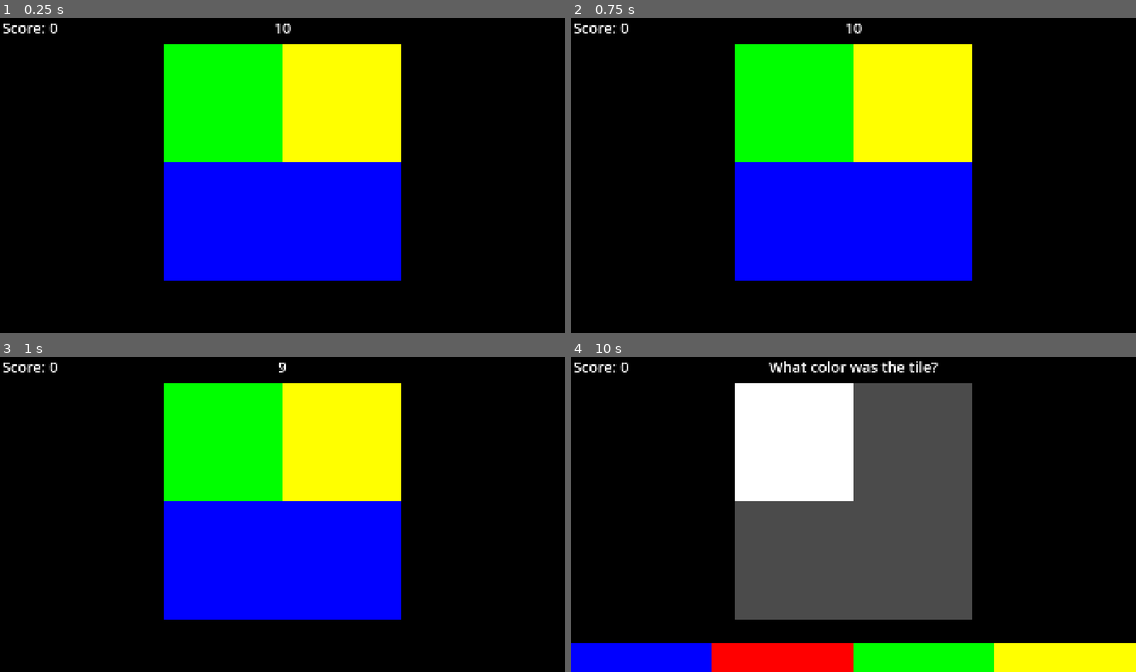
Above: before the commit, frames 1-4 (two rows, left to right).
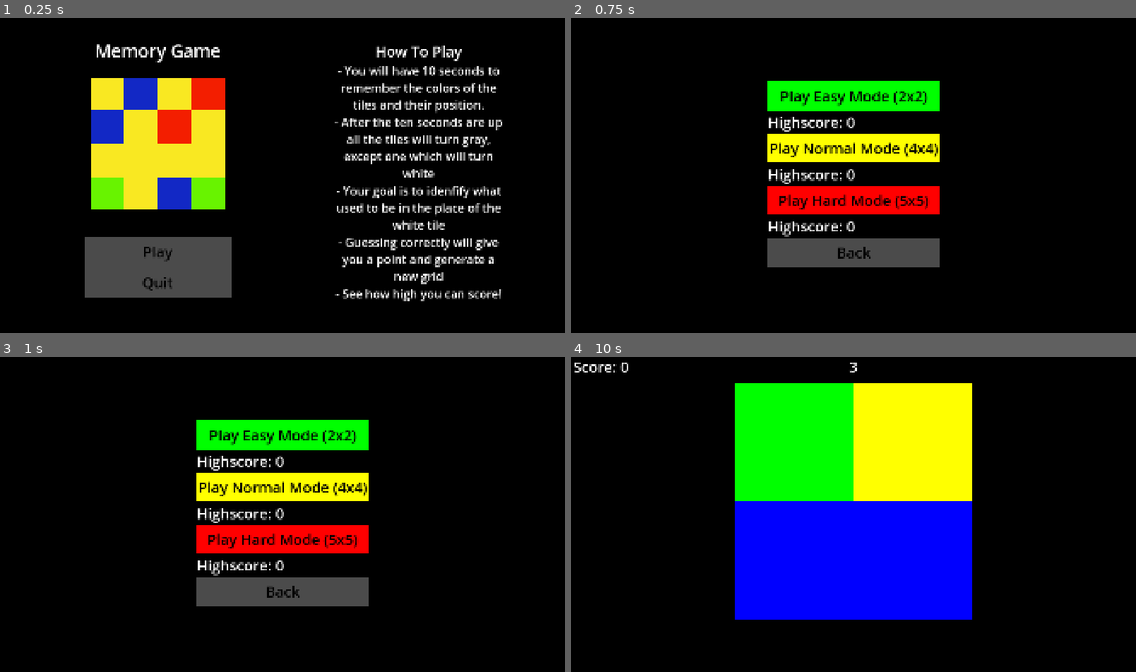
Above: after the commit, the same moments.

Repository: Bennyboy12306/MemoryGame
Game: Godot game, scene res://scenes/main.tscn
Two runs of this game, one before a commit and one after it. Both use one fixed random seed, a clock stepped at 60 frames per second and the inputs below.
Inputs (mouse positions are in pixels of both pictures, inside the frame that each line leads up to):
- Up to frame 1 (0.25 s): no input
- Up to frame 2 (0.75 s): click (729, 251) at 0.5 s, where only the run after the commit has a clickable "Play"
- Up to frame 3 (1 s): no input
- Up to frame 4 (10 s): click (853, 590) at 1.25 s, where only the run after the commit has a clickable "Back"; click (729, 590) at 2 s, where only the run after the commit has a clickable "Play"; click (853, 435) at 2.75 s, where only the run after the commit has a clickable "Play Easy Mode (2x2)"; tap Enter at 3.5, 5, 6.5 s; tap Space at 4.25, 5.75, 7.25 s

The runs differ from the first frame. In frame 1, 44% of the frame differs, in the area x 0-89%, y 1-90%; in frame 2, 29%; in frame 3, 29%; in frame 4, 41%.

Commit message:
feat: add difficulty selection and highscores

Diff:
--- a/scenes/menu.tscn
+++ b/scenes/menu.tscn
@@ -1,6 +1,8 @@
-[gd_scene load_steps=2 format=3 uid="uid://dlweacpjjaxo3"]
+[gd_scene load_steps=4 format=3 uid="uid://dlweacpjjaxo3"]
 
 [ext_resource type="Script" uid="uid://0ux146ge85py" path="res://scripts/menu.gd" id="1_yqeox"]
+[ext_resource type="Theme" uid="uid://mpdf1hpab6og" path="res://resources/main.tres" id="2_vjb58"]
+[ext_resource type="Texture2D" uid="uid://dotgnu0ga3h6a" path="res://MemoryGame.png" id="3_con2f"]
 
 [node name="Menu" type="Control"]
 layout_mode = 3
@@ -11,21 +13,200 @@
 grow_vertical = 2
 script = ExtResource("1_yqeox")
 
-[node name="PlayButton" type="Button" parent="."]
-custom_minimum_size = Vector2(500, 100)
+[node name="Home" type="Control" parent="."]
+layout_mode = 1
+anchors_preset = 15
+anchor_right = 1.0
+anchor_bottom = 1.0
+grow_horizontal = 2
+grow_vertical = 2
+
+[node name="Label" type="Label" parent="Home"]
+layout_mode = 1
+anchors_preset = 5
+anchor_left = 0.5
+anchor_right = 0.5
+offset_left = -638.0
+offset_top = 80.0
+offset_right = -210.0
+offset_bottom = 163.0
+grow_horizontal = 2
+theme_override_font_sizes/font_size = 60
+text = "Memory Game"
+
+[node name="HowToPlay" type="VBoxContainer" parent="Home"]
+layout_mode = 1
+anchors_preset = 11
+anchor_left = 1.0
+anchor_right = 1.0
+anchor_bottom = 1.0
+offset_left = -795.0
+offset_top = 88.0
+offset_right = -200.0
+offset_bottom = -81.0
+grow_horizontal = 0
+grow_vertical = 2
+
+[node name="Label2" type="Label" parent="Home/HowToPlay"]
+layout_mode = 2
+theme_override_font_sizes/font_size = 50
+text = "How To Play"
+horizontal_alignment = 1
+
+[node name="Label3" type="Label" parent="Home/HowToPlay"]
+custom_minimum_size = Vector2(595, 0)
+layout_mode = 2
+theme_override_font_sizes/font_size = 40
+text = "- You will have 10 seconds to
+remember the colors of the tiles and their position."
+horizontal_alignment = 1
+autowrap_mode = 3
+
+[node name="Label4" type="Label" parent="Home/HowToPlay"]
+custom_minimum_size = Vector2(595, 0)
+layout_mode = 2
+theme_override_font_sizes/font_size = 40
+text = "- After the ten seconds are up all the tiles will turn gray, except one which will turn white"
+horizontal_alignment = 1
+autowrap_mode = 3
+
+[node name="Label5" type="Label" parent="Home/HowToPlay"]
+custom_minimum_size = Vector2(595, 0)
+layout_mode = 2
+theme_override_font_sizes/font_size = 40
+text = "- Your goal is to idenfify what used to be in the place of the white tile"
+horizontal_alignment = 1
+autowrap_mode = 3
+
+[node name="Label6" type="Label" parent="Home/HowToPlay"]
+custom_minimum_size = Vector2(595, 0)
+layout_mode = 2
+theme_override_font_sizes/font_size = 40
+text = "- Guessing correctly will give you a point and generate a new grid"
+horizontal_alignment = 1
+autowrap_mode = 3
+
+[node name="Label7" type="Label" parent="Home/HowToPlay"]
+custom_minimum_size = Vector2(595, 0)
+layout_mode = 2
+theme_override_font_sizes/font_size = 40
+text = "- See how high you can score!"
+horizontal_alignment = 1
+autowrap_mode = 3
+
+[node name="TextureRect" type="TextureRect" parent="Home"]
 layout_mode = 1
 anchors_preset = 8
 anchor_left = 0.5
 anchor_top = 0.5
 anchor_right = 0.5
 anchor_bottom = 0.5
-offset_left = -4.0
-offset_top = -4.0
-offset_right = 4.0
-offset_bottom = 4.0
-grow_horizontal = 2
-grow_vertical = 2
-theme_override_font_sizes/font_size = 50
-text = "PLAY"
-
-[connection signal="pressed" from="PlayButton" to="." method="_on_play_button_pressed"]
+offset_left = -651.5
+offset_top = -330.0
+offset_right = -196.5
+offset_bottom = 122.0
+grow_horizontal = 2
+grow_vertical = 2
+texture = ExtResource("3_con2f")
+
+[node name="VBoxContainer2" type="VBoxContainer" parent="Home"]
+layout_mode = 1
+anchors_preset = 8
+anchor_left = 0.5
+anchor_top = 0.5
+anchor_right = 0.5
+anchor_bottom = 0.5
+offset_left = -674.0
+offset_top = 214.0
+offset_right = -174.0
+offset_bottom = 418.0
+grow_horizontal = 2
+grow_vertical = 2
+
+[node name="PlayButton" type="Button" parent="Home/VBoxContainer2"]
+custom_minimum_size = Vector2(500, 100)
+layout_mode = 2
+theme = ExtResource("2_vjb58")
+theme_override_colors/font_color = Color(0, 0, 0, 1)
+theme_override_font_sizes/font_size = 50
+text = "Play"
+
+[node name="QuitButton" type="Button" parent="Home/VBoxContainer2"]
+custom_minimum_size = Vector2(500, 100)
+layout_mode = 2
+theme = ExtResource("2_vjb58")
+theme_override_colors/font_color = Color(0, 0, 0, 1)
+theme_override_font_sizes/font_size = 50
+text = "Quit"
+
+[node name="DifficultySelect" type="VBoxContainer" parent="."]
+visible = false
+layout_mode = 1
+anchors_preset = 8
+anchor_left = 0.5
+anchor_top = 0.5
+anchor_right = 0.5
+anchor_bottom = 0.5
+offset_left = -291.5
+offset_top = -206.0
+offset_right = 291.5
+offset_bottom = 206.0
+grow_horizontal = 2
+grow_vertical = 2
+
+[node name="EasyButton" type="Button" parent="DifficultySelect"]
+custom_minimum_size = Vector2(500, 100)
+layout_mode = 2
+theme = ExtResource("2_vjb58")
+theme_type_variation = &"GreenButton"
+theme_override_colors/font_color = Color(0, 0, 0, 1)
+theme_override_font_sizes/font_size = 50
+text = "Play Easy Mode (2x2)"
+
+[node name="EasyLabel" type="Label" parent="DifficultySelect"]
+layout_mode = 2
+theme_override_font_sizes/font_size = 50
+text = "Highscore: "
+
+[node name="NormalButton" type="Button" parent="DifficultySelect"]
+custom_minimum_size = Vector2(500, 100)
+layout_mode = 2
+theme = ExtResource("2_vjb58")
+theme_type_variation = &"YellowButton"
+theme_override_colors/font_color = Color(0, 0, 0, 1)
+theme_override_font_sizes/font_size = 50
+text = "Play Normal Mode (4x4)"
+
+[node name="NormalLabel" type="Label" parent="DifficultySelect"]
+layout_mode = 2
+theme_override_font_sizes/font_size = 50
+text = "Highscore: "
+
+[node name="HardButton" type="Button" parent="DifficultySelect"]
+custom_minimum_size = Vector2(500, 100)
+layout_mode = 2
+theme = ExtResource("2_vjb58")
+theme_type_variation = &"RedButton"
+theme_override_colors/font_color = Color(0, 0, 0, 1)
+theme_override_font_sizes/font_size = 50
+text = "Play Hard Mode (5x5)"
+
+[node name="HardLabel" type="Label" parent="DifficultySelect"]
+layout_mode = 2
+theme_override_font_sizes/font_size = 50
+text = "Highscore: "
+
+[node name="BackButton" type="Button" parent="DifficultySelect"]
+custom_minimum_size = Vector2(500, 100)
+layout_mode = 2
+theme = ExtResource("2_vjb58")
+theme_override_colors/font_color = Color(0, 0, 0, 1)
+theme_override_font_sizes/font_size = 50
+text = "Back"
+
+[connection signal="pressed" from="Home/VBoxContainer2/PlayButton" to="." method="_on_play_button_pressed"]
+[connection signal="pressed" from="Home/VBoxContainer2/QuitButton" to="." method="_on_quit_button_pressed"]
+[connection signal="pressed" from="DifficultySelect/EasyButton" to="." method="_on_easy_button_pressed"]
+[connection signal="pressed" from="DifficultySelect/NormalButton" to="." method="_on_normal_button_pressed"]
+[connection signal="pressed" from="DifficultySelect/HardButton" to="." method="_on_hard_button_pressed"]
+[connection signal="pressed" from="DifficultySelect/BackButton" to="." method="_on_back_button_pressed"]
--- a/scripts/game.gd
+++ b/scripts/game.gd
@@ -66,7 +66,8 @@
 func choose_color(color: Color):
 	if color == selected_tile.stored_color:
 		Globals.score += 1
-		get_tree().reload_current_scene()
+		Globals.main.instantiate_game_scene()
+		queue_free()
 	else:
 		buttons.hide()
 		game_over.emit(selected_tile.stored_color)
--- a/scripts/game_over.gd
+++ b/scripts/game_over.gd
@@ -2,19 +2,25 @@
 extends Control
 
 @onready var color_rect: ColorRect = $VBoxContainer/ColorRect
+@onready var score_label: Label = $VBoxContainer/ScoreLabel
+@onready var highest_score_label: Label = $VBoxContainer/HighestScoreLabel
 
 signal restart
 signal goto_menu
 
 func init(correct_color: Color):
+	Globals.submit_new_score()
 	color_rect.color = correct_color
+	score_label.text = "Score: " + str(Globals.score)
+	var difficulty = Globals.grid_size_to_difficulty()
+	highest_score_label.text = "Highscore: " + str(Globals.get_highscore_for_difficulty()) + " - Difficulty:" + str(difficulty)
 
 func _on_restart_button_pressed() -> void:
-	Globals.score = 0
+	Globals.reset_score()
 	restart.emit()
 	queue_free()
 
 func _on_menu_button_pressed() -> void:
-	Globals.score = 0
+	Globals.reset_score()
 	goto_menu.emit()
 	queue_free()
--- a/scripts/globals.gd
+++ b/scripts/globals.gd
@@ -1,10 +1,17 @@
 extends Node
 
+@onready var main: Main = get_tree().root.get_node_or_null("Main")
+
+const GAME_SAVE_LOCATION = "user://MemoryGameHighscores.json"
+const SAVE_LOCATION = "user://"
+const FILE_EXTENSION = ".json"
 const TOTAL_TIME: int = 10
+
+signal highscores_changed
 
 var grid_size: int  = 2
 
-var score: int
+var score: int = 0
 
 var colors: Array[Color] = [
 	Color(0.0, 0.0, 1.0, 1.0),
@@ -13,10 +20,82 @@
 	Color(1.0, 1.0, 0.0, 1.0)
 ]
 
+var easy_highscore: int
+var normal_highscore: int
+var hard_highscore: int
+
 var hidden_color: Color = Color(0.292, 0.292, 0.292, 1.0)
 
 var selected_color: Color = Color(1.0, 1.0, 1.0, 1.0)
 
+func _ready() -> void:
+	highscores_changed.connect(save_highscores)
+	if not has_saved_game():
+		save_highscores()
+
 func get_random_color() -> Color:
 	var index = randi_range(0, colors.size() - 1)
 	return colors[index]
+
+func reset_score():
+	score = 0
+
+func grid_size_to_difficulty() -> String:
+	match(grid_size):
+		2: return "Easy (2x2)"
+		4: return "Normal (4x4)"
+		5: return "Hard (5x5)"
+	return "Error"
+
+func get_highscore_for_difficulty() -> int:
+	match(grid_size):
+		2: return easy_highscore
+		4: return normal_highscore
+		5: return hard_highscore
+	return -1
+
+func has_saved_game() -> bool:
+	return FileAccess.file_exists(GAME_SAVE_LOCATION)
+
+func submit_new_score():
+	var highscore_changed: bool = false
+	match(grid_size):
+		2:
+			if score > easy_highscore:
+				easy_highscore = score
+				highscore_changed = true
+		4:
+			if score > normal_highscore:
+				normal_highscore = score
+				highscore_changed = true
+		5:
+			if score > hard_highscore:
+				hard_highscore = score
+				highscore_changed = true
+	if highscore_changed:
+		highscores_changed.emit()
+
+func save_highscores():
+	var highscores: Dictionary = {
+		"easy": easy_highscore,
+		"normal": normal_highscore,
+		"hard": hard_highscore
+	}
+
+	var file = FileAccess.open(GAME_SAVE_LOCATION, FileAccess.WRITE)
+	var json = JSON.stringify(highscores)
+
+	file.store_string(json)
+	file.close()
+
+func load_highscores():
+	if has_saved_game():
+		var file = FileAccess.open(GAME_SAVE_LOCATION, FileAccess.READ)
+		var data = JSON.parse_string(file.get_as_text())
+		file.close()
+
+		await get_tree().process_frame # Wait for main scene to finish loading
+		easy_highscore = data.easy
+		normal_highscore = data.normal
+		hard_highscore = data.hard
+		highscores_changed.emit()
--- a/scripts/main.gd
+++ b/scripts/main.gd
@@ -1,3 +1,4 @@
+class_name Main
 extends Control
 
 const GAME: PackedScene = preload("uid://cqmjpvha7c8jm")
@@ -6,7 +7,7 @@
 
 # Called when the node enters the scene tree for the first time.
 func _ready() -> void:
-	instantiate_game_scene()
+	instantiate_menu_scene()
 
 func instantiate_game_scene():
 	var game_scene_instance = GAME.instantiate() as Game
@@ -24,3 +25,4 @@
 	var menu_scene_instance = MENU.instantiate() as Menu
 	add_child(menu_scene_instance)
 	menu_scene_instance.play.connect(instantiate_game_scene)
+	Globals.load_highscores()
--- a/scripts/menu.gd
+++ b/scripts/menu.gd
@@ -1,8 +1,44 @@
 class_name Menu
 extends Control
+@onready var home: Control = $Home
+@onready var difficulty_select: VBoxContainer = $DifficultySelect
+@onready var easy_label: Label = $DifficultySelect/EasyLabel
+@onready var normal_label: Label = $DifficultySelect/NormalLabel
+@onready var hard_label: Label = $DifficultySelect/HardLabel
 
 signal play
 
+func _ready() -> void:
+	Globals.highscores_changed.connect(_load_highscores)
+
 func _on_play_button_pressed() -> void:
+	home.hide()
+	difficulty_select.show()
+
+func _on_back_button_pressed() -> void:
+	difficulty_select.hide()
+	home.show()
+
+func _on_quit_button_pressed() -> void:
+	get_tree().quit()
+
+func _on_easy_button_pressed() -> void:
+	Globals.grid_size = 2
+	start()
+
+func _on_normal_button_pressed() -> void:
+	Globals.grid_size = 4
+	start()
+
+func _on_hard_button_pressed() -> void:
+	Globals.grid_size = 5
+	start()
+
+func start():
 	play.emit()
 	queue_free()
+
+func _load_highscores():
+	easy_label.text = "Highscore: " + str(Globals.easy_highscore)
+	normal_label.text = "Highscore: " + str(Globals.normal_highscore)
+	hard_label.text = "Highscore: " + str(Globals.hard_highscore)
Not shown, added: MemoryGame.png.import
